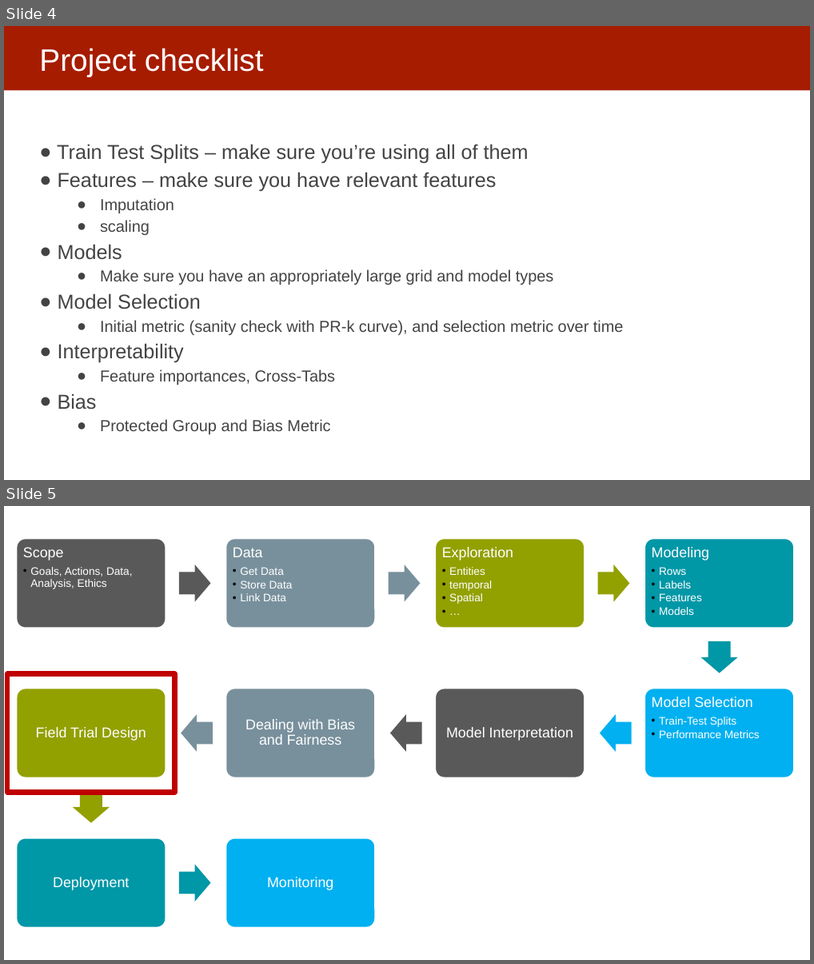
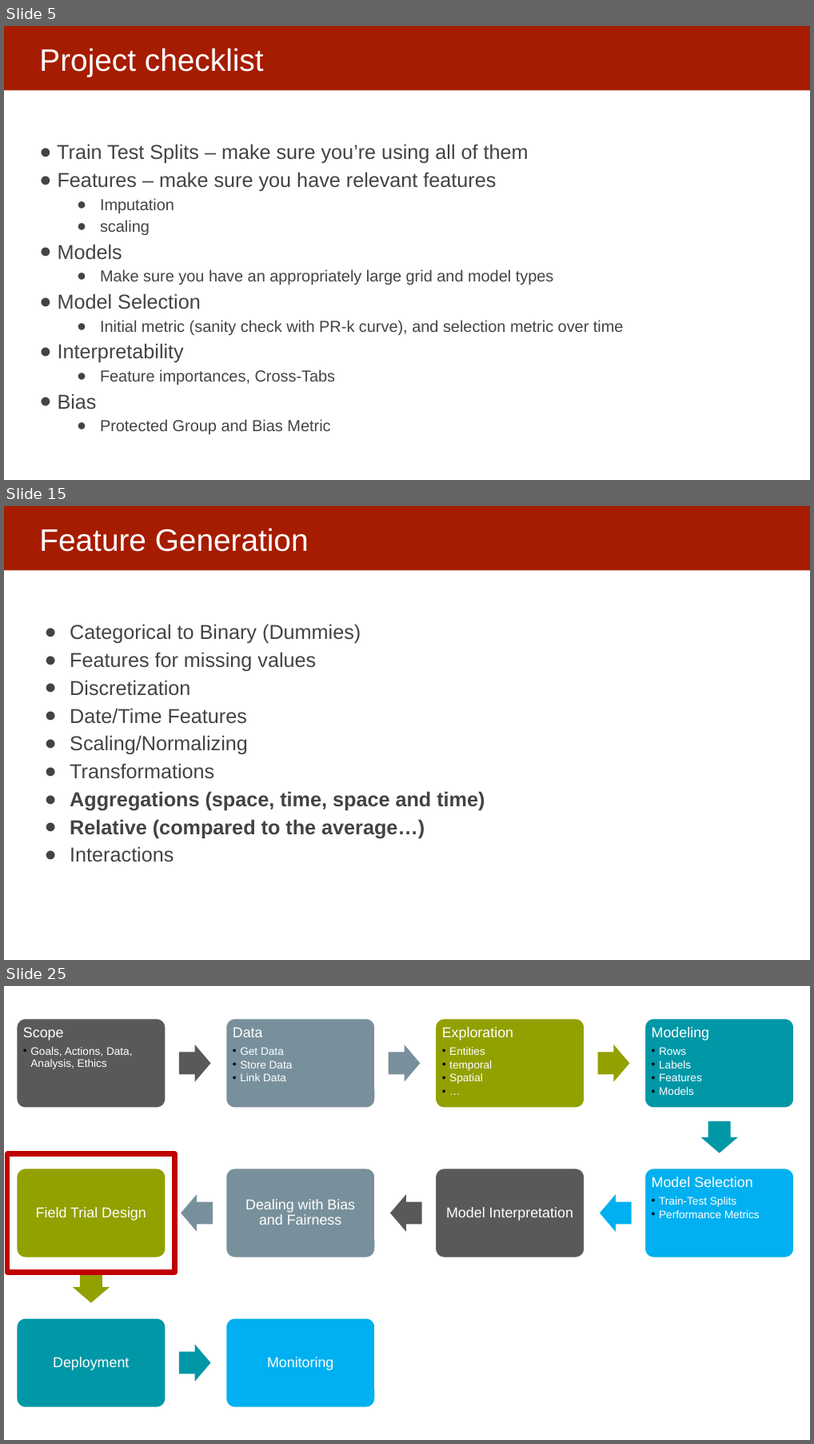
Before and after one commit to dssg/mlforpublicpolicylab, a slide deck: 14 - Presentations and Wrap-Up/causal inference.pptx. Shown one above the other, each under a label of ours: slides 4 and 5 before the commit, slides 5, 15 and 25 after it; the slides between them are not shown. The pictures are 814x964 and 814x1444 pixels, drawn with LibreOffice and Linux fonts; fonts in the diff are those of the drawing. Boxes give left, top, right and bottom in pixels: in the first picture for what was removed or moved away, otherwise in the second. Text is boxed around its words. In the diff, an @@ line names an element or a change of style, - is before the commit and + after.

```diff
--- a/14 - Presentations and Wrap-Up/causal inference.pptx
+++ b/14 - Presentations and Wrap-Up/causal inference.pptx
@@ slide 15 added at box(4, 506, 810, 960), background #FFFFFF; not listed: 1 template element that a slide beside it also shows @@
@@ title added at box(39, 528, 309, 552), 37 pt, text #FFFFFF @@
+Feature Generation
@@ text added at box(70, 624, 485, 862), 24 pt, text #434343 @@
+● Categorical to Binary (Dummies)
+● Features for missing values
+● Discretization
+● Date/Time Features
+● Scaling/Normalizing
+● Transformations
+● Aggregations (space, time, space and time)
+● Relative (compared to the average…)
+● Interactions
@@ what was slide 4 is now slide 5 @@
@@ what was slide 5 is now slide 25 @@
```
Also in this commit, not shown: 3 slides changed, 19 other slides added.
